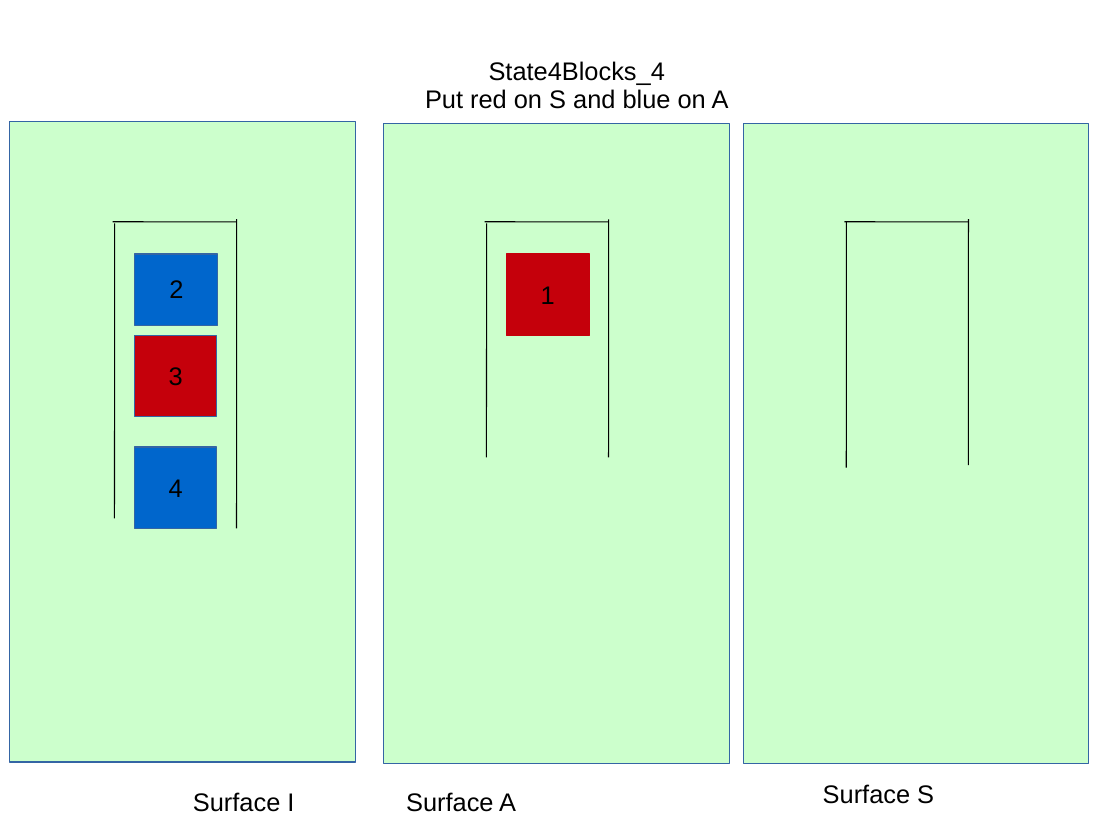
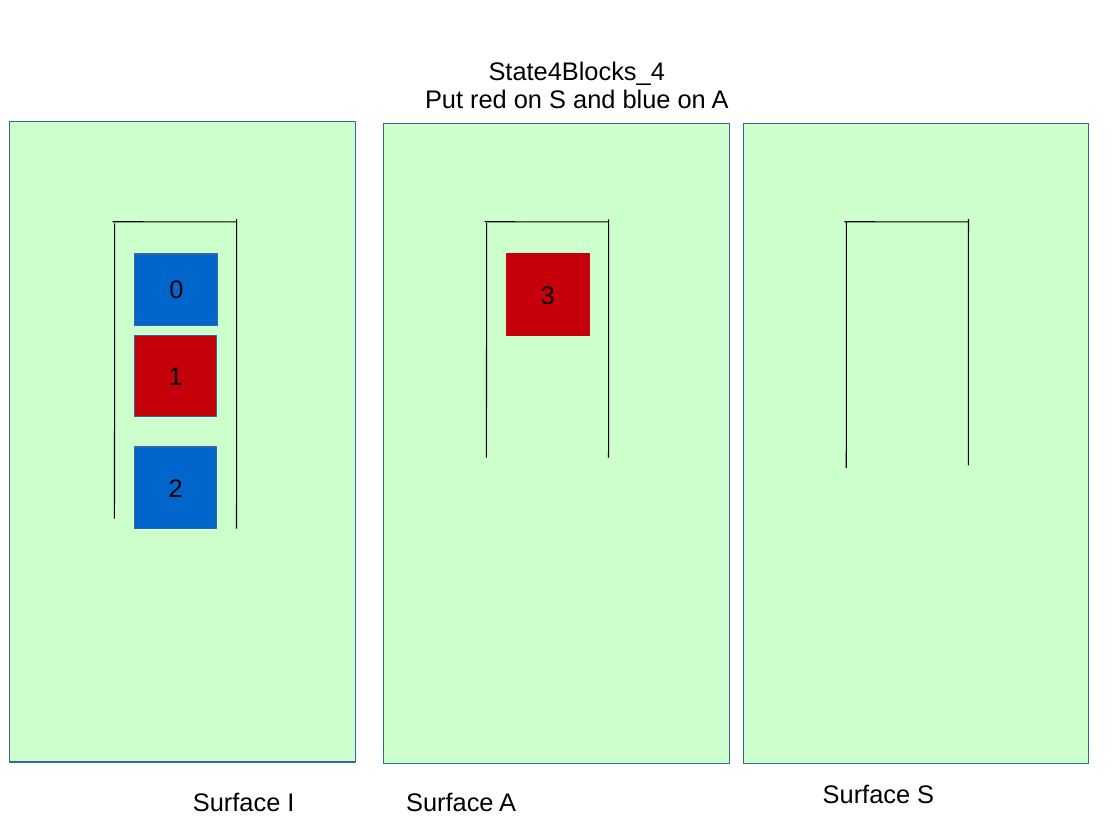
Before and after one commit to bhomberg/6834-task-motion-planner, a slide deck: slide 8 of states/statesDrawings.ppt. Drawn at 1120x840 pixels with LibreOffice and Linux fonts; fonts in the diff are those of the drawing. Boxes give left, top, right and bottom in pixels: in the first picture for what was removed or moved away, otherwise in the second. Text is boxed around its words. In the diff, an @@ line names an element or a change of style, - is before the commit and + after.

```diff
--- a/states/statesDrawings.ppt
+++ b/states/statesDrawings.ppt
@@ text in rectangle at <box>169,280,183,299</box>: text changed @@
-2
+0
@@ text in rectangle at <box>541,286,555,305</box>: text changed @@
-1
+3
@@ text in rectangle at <box>169,367,183,385</box>: text changed @@
-3
+1
@@ text in rectangle at <box>169,479,183,497</box>: text changed @@
-4
+2
```
Also in this commit, not shown: 7 other slides changed, 10 other files.
